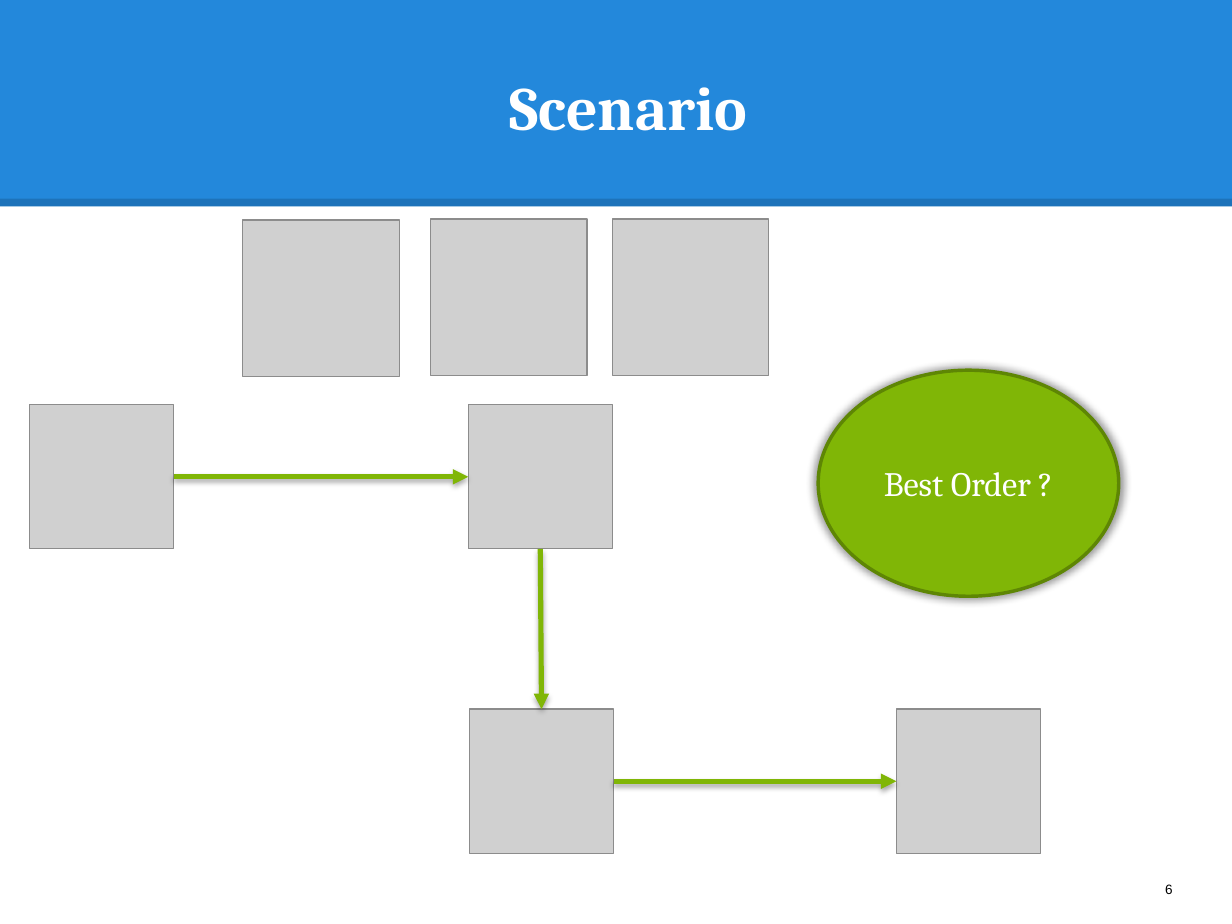
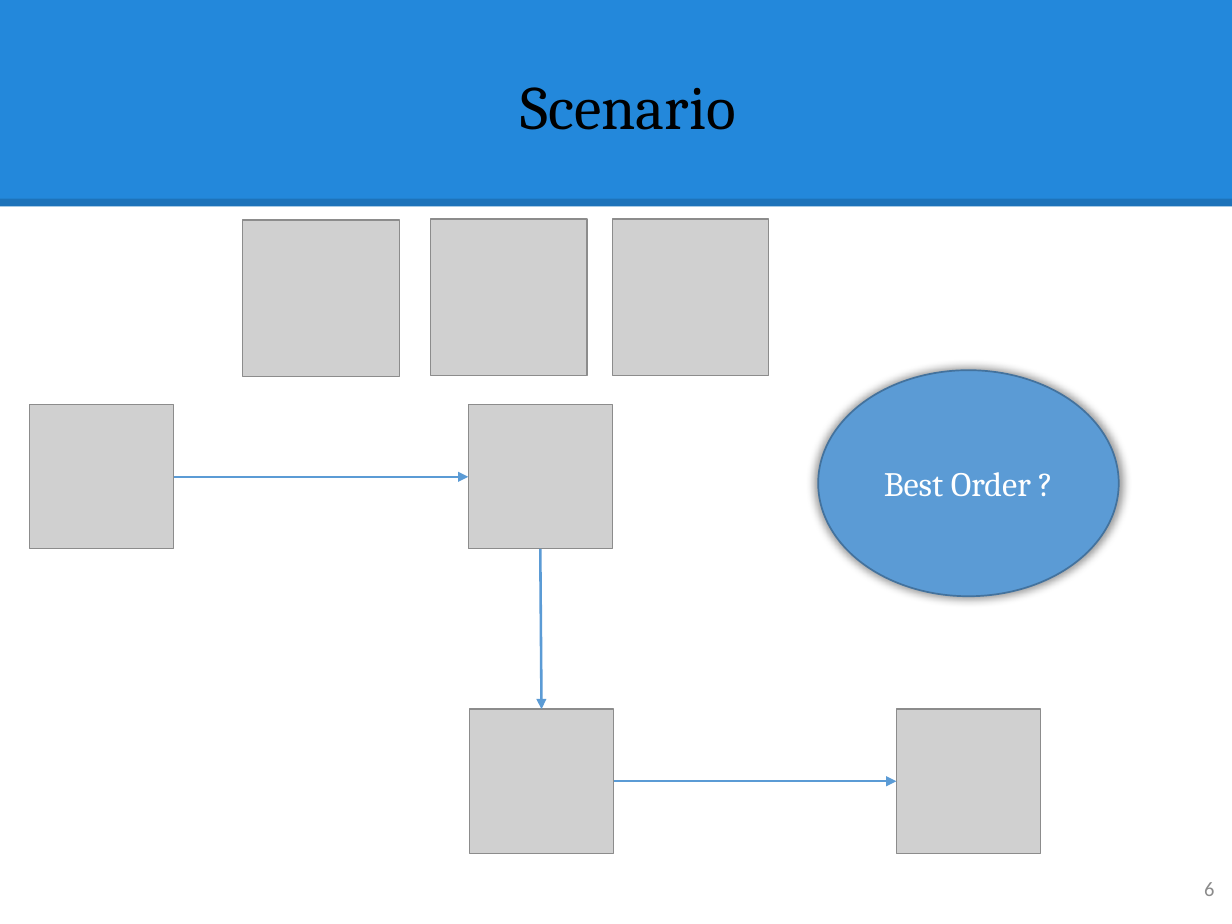
Before and after one commit to hqt/street-router, a slide deck: slide 6 of Document/presentation/full presentation.pptx. Drawn at 1232x924 pixels with LibreOffice and Linux fonts; fonts in the diff are those of the drawing; grey boxes stand for pictures. Boxes give left, top, right and bottom in pixels: in the first picture for what was removed or moved away, otherwise in the second. Text is boxed around its words. In the diff, an @@ line names an element or a change of style, - is before the commit and + after.

```diff
--- a/Document/presentation/full presentation.pptx
+++ b/Document/presentation/full presentation.pptx
@@ title "Scenario" at (521,87,736,130): text colour #FFFFFF to #000000, bold off; line spacing 1 to 0.9 @@
@@ ellipse "Best Order ?" at (818,370,1119,595): fill #80B606 to #5B9BD5; outline #5F8704 2 pt to #43739E 1 pt @@
@@ arrow (174, 477) - (468, 477): stroke #80B606 3 pt to #5B9BD5 1.5 pt @@
@@ arrow (541, 549) - (542, 710): stroke #80B606 3 pt to #5B9BD5 1.5 pt @@
@@ arrow (614, 781) - (897, 781): stroke #80B606 3 pt to #5B9BD5 1.5 pt @@
@@ page number at (1204,882,1214,896): size 7.9 to 12 pt, font Arial to Calibri, text colour #000000 to #8C8C8C; alignment left to right @@
```
Also in this commit, not shown: 70 other slides changed, 3 slides added, 4 slides removed, 17 other files.
